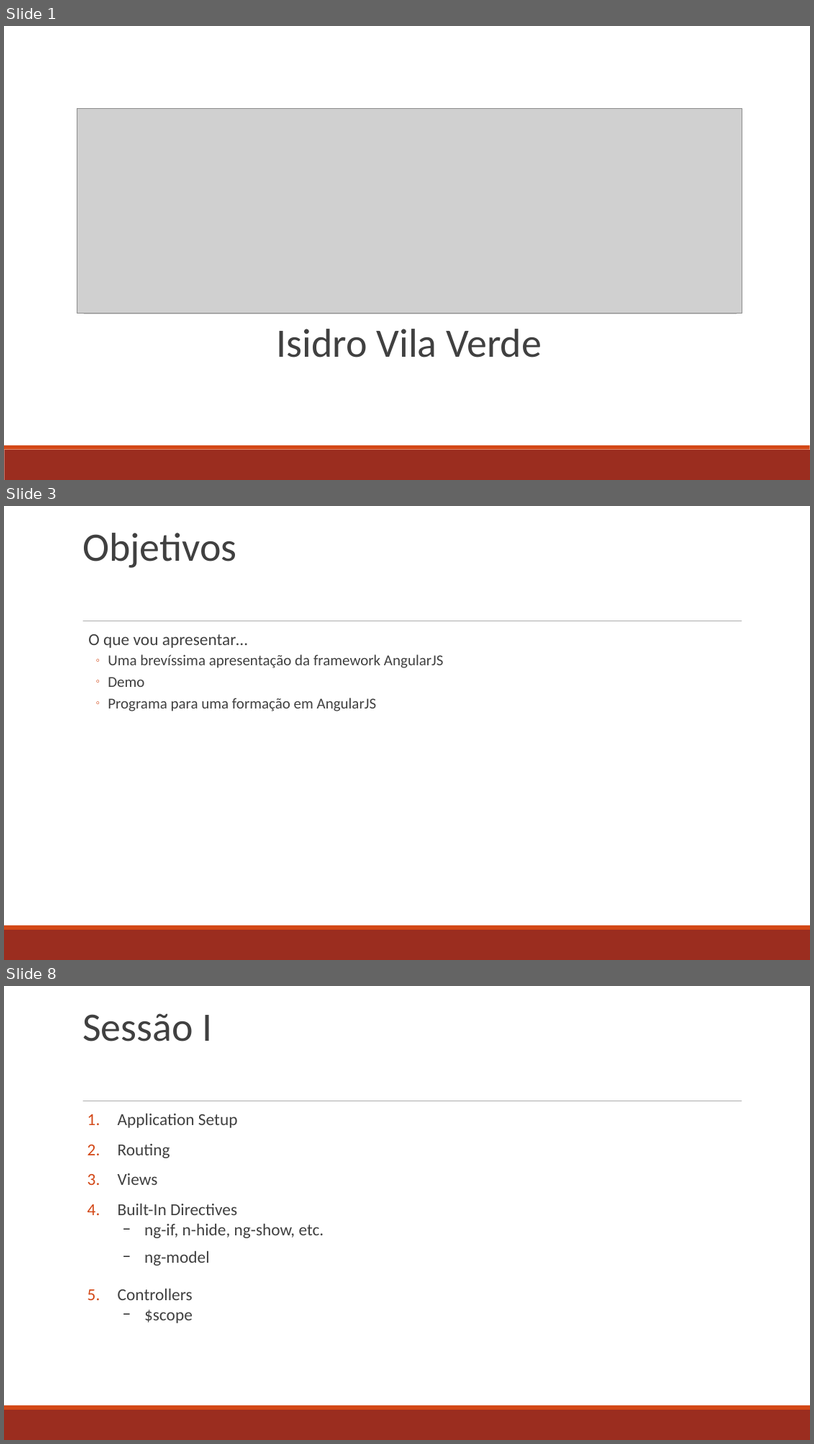
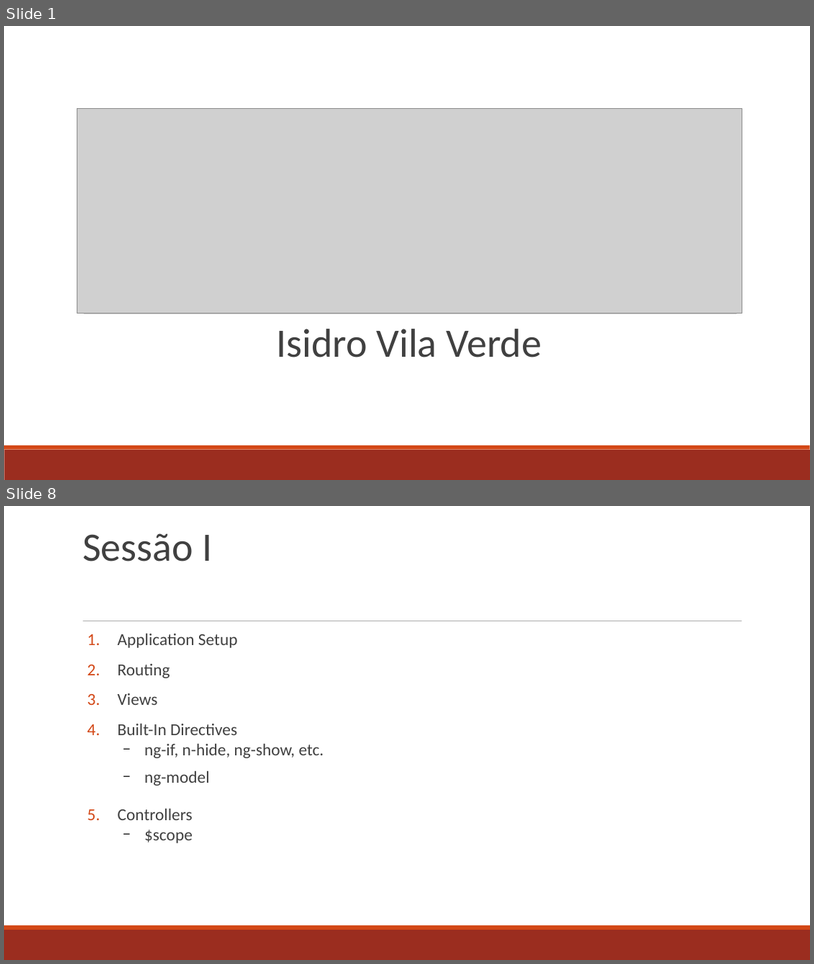
Before and after one commit to jvverde/demo-angular, a slide deck: docs/AngularJS.odp. Shown one above the other, each under a label of ours: slides 1, 3 and 8 before the commit, slides 1 and 8 after it; the slides between them are not shown. The pictures are 814x1444 and 814x964 pixels, drawn with LibreOffice and Linux fonts; fonts in the diff are those of the drawing; grey boxes stand for pictures. Boxes give left, top, right and bottom in pixels: in the first picture for what was removed or moved away, otherwise in the second. Text is boxed around its words. In the diff, an @@ line names an element or a change of style, - is before the commit and + after.

```diff
--- a/docs/AngularJS.odp
+++ b/docs/AngularJS.odp
@@ slide 3 removed at [4, 506, 810, 960], background #FFFFFF; not listed: 3 template elements that a slide beside it also shows @@
@@ title removed at [82, 533, 237, 568] @@
-Objetivos
@@ text removed at [88, 634, 444, 711] @@
-  O que vou apresentar…
-  ◦ Uma brevíssima apresentação da framework AngularJS
-  ◦ Demo
-  ◦ Programa para uma formação em AngularJS
```
Also in this commit, not shown: 6 slides changed, 2 slides added, 3 other files.
